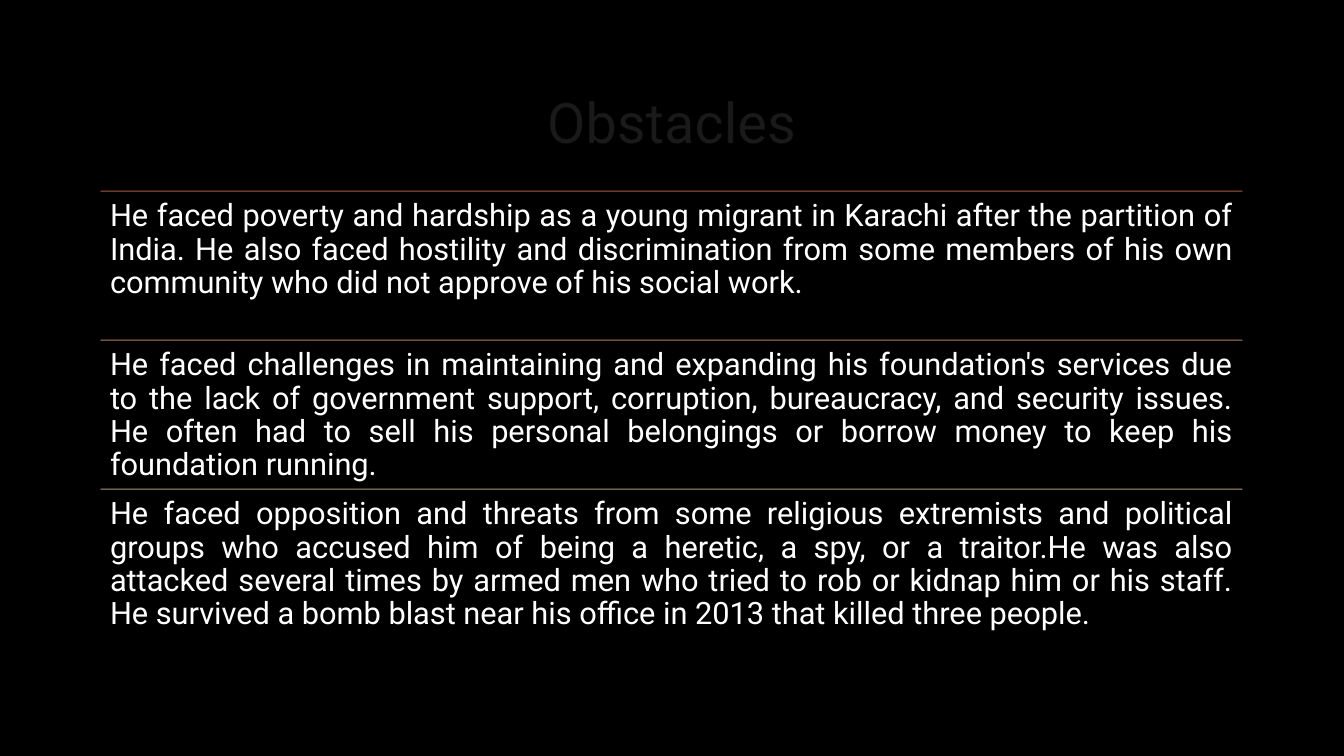
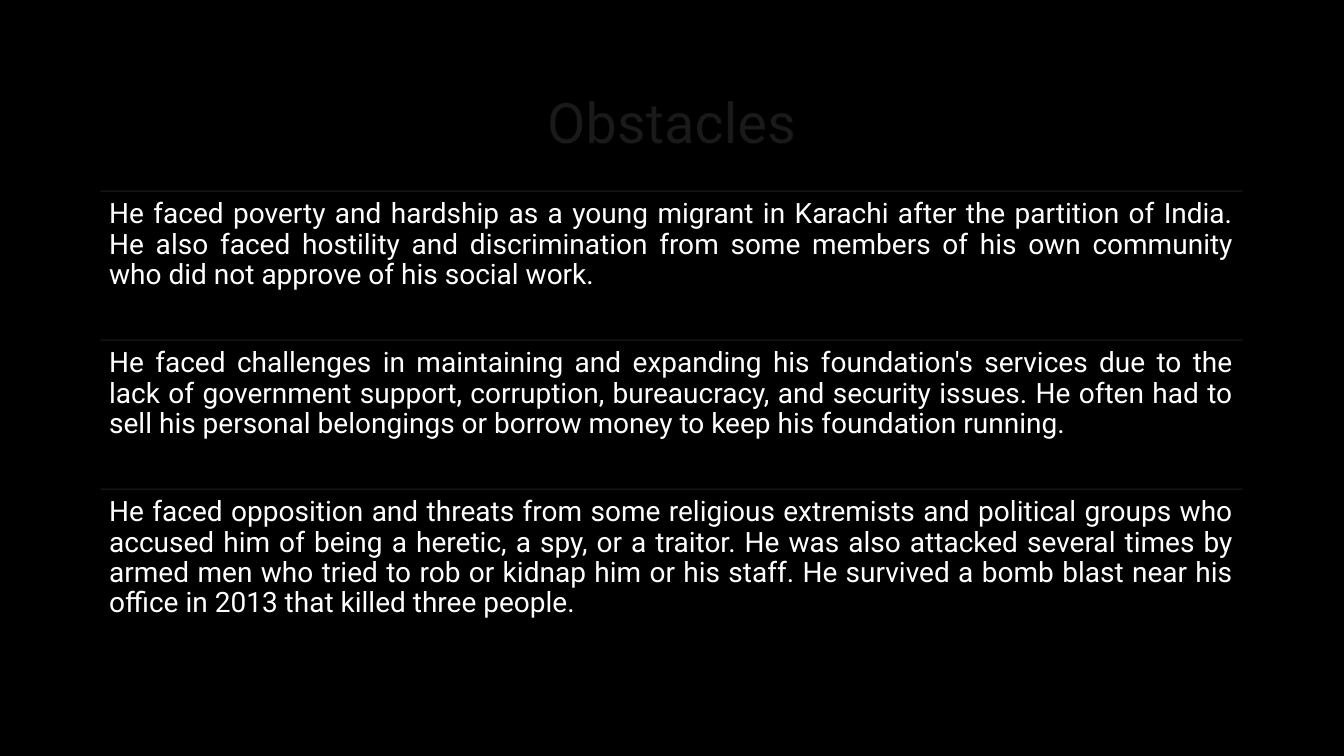
Before and after one commit to iabdullahsadiq/3rd-Semester, a slide deck: slide 4 of Courses/Pakistan Studies and Global Perspective (PAK-103)/Assignments/Assignment No 01/PST Presentation.pptx. Drawn at 1344x756 pixels with LibreOffice and Linux fonts; fonts in the diff are those of the drawing; background and template pictures are left out. Boxes give left, top, right and bottom in pixels: in the first picture for what was removed or moved away, otherwise in the second. Text is boxed around its words. In the diff, an @@ line names an element or a change of style, - is before the commit and + after.

Commit message:
Did some work

```diff
--- a/Courses/Pakistan Studies and Global Perspective (PAK-103)/Assignments/Assignment No 01/PST Presentation.pptx
+++ b/Courses/Pakistan Studies and Global Perspective (PAK-103)/Assignments/Assignment No 01/PST Presentation.pptx
@@ text "He faced poverty and hardship ..." at box(109, 201, 1233, 290): size 22 to 20 pt @@
@@ line (101, 192) - (1242, 192): stroke #A55A43 0.75 pt to #212123 0.75 pt @@
@@ text "He faced challenges in maintaining ..." at box(109, 350, 1232, 439): size 22 to 20 pt @@
@@ line (101, 340) - (1242, 340): stroke #AC815C 0.75 pt to #212123 0.75 pt @@
@@ line (101, 489) - (1242, 489): stroke #AD9D7B 0.75 pt to #212123 0.75 pt @@
@@ text at box(109, 499, 1233, 618): text changed; size 22 to 20 pt @@
-He faced opposition and threats from some religious extremists and political groups who accused him of being a heretic, a spy, or a traitor.He was also attacked several times by armed men who tried to rob or kidnap him or his staff. He survived a bomb blast near his office in 2013 that killed three people.
+He faced opposition and threats from some religious extremists and political groups who accused him of being a heretic, a spy, or a traitor. He was also attacked several times by armed men who tried to rob or kidnap him or his staff. He survived a bomb blast near his office in 2013 that killed three people.
```
Also in this commit, not shown: 4 other slides changed.
